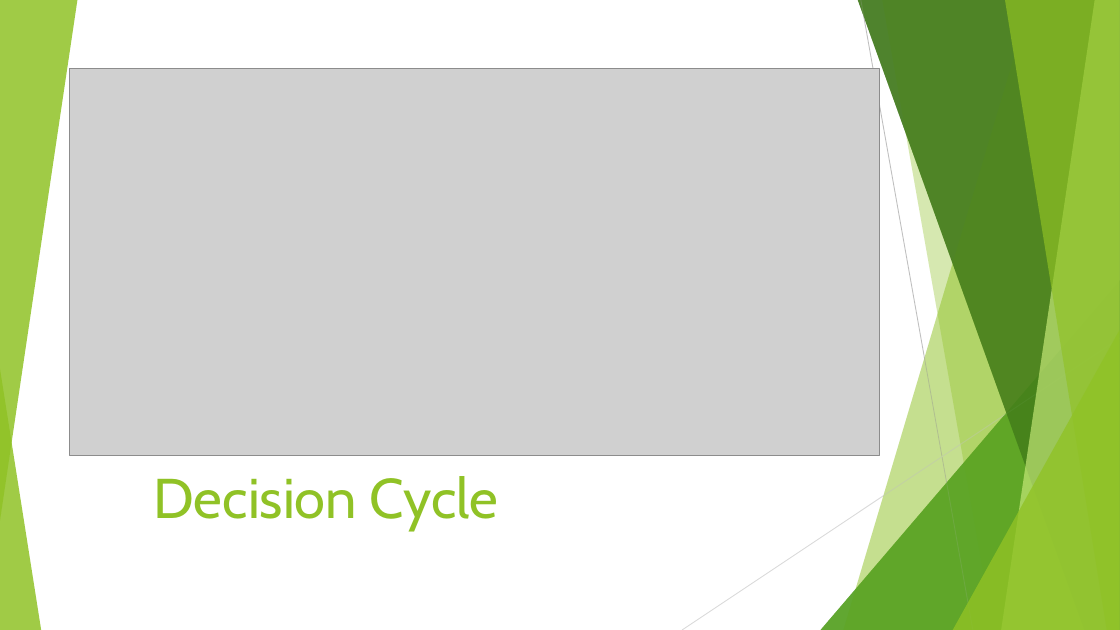
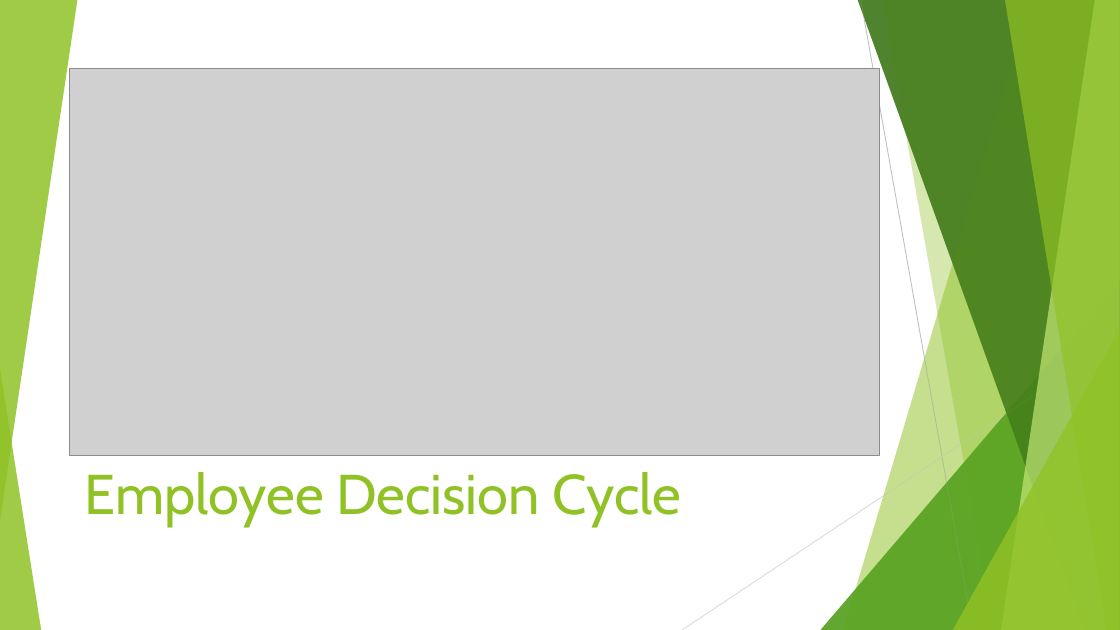
Before and after one commit to EpohDespair/Attrition-Model, a slide deck: slide 4 of Employee Attrition.pptx. Drawn at 1120x630 pixels with LibreOffice and Linux fonts; fonts in the diff are those of the drawing; grey boxes stand for pictures. Boxes give left, top, right and bottom in pixels: in the first picture for what was removed or moved away, otherwise in the second. Text is boxed around its words. In the diff, an @@ line names an element or a change of style, - is before the commit and + after.

Commit message:
ppt updated

```diff
--- a/Employee Attrition.pptx
+++ b/Employee Attrition.pptx
@@ title at bbox=[85, 472, 681, 526]: text changed @@
-Decision Cycle
+Employee Decision Cycle
```
Also in this commit, not shown: 1 other file.
